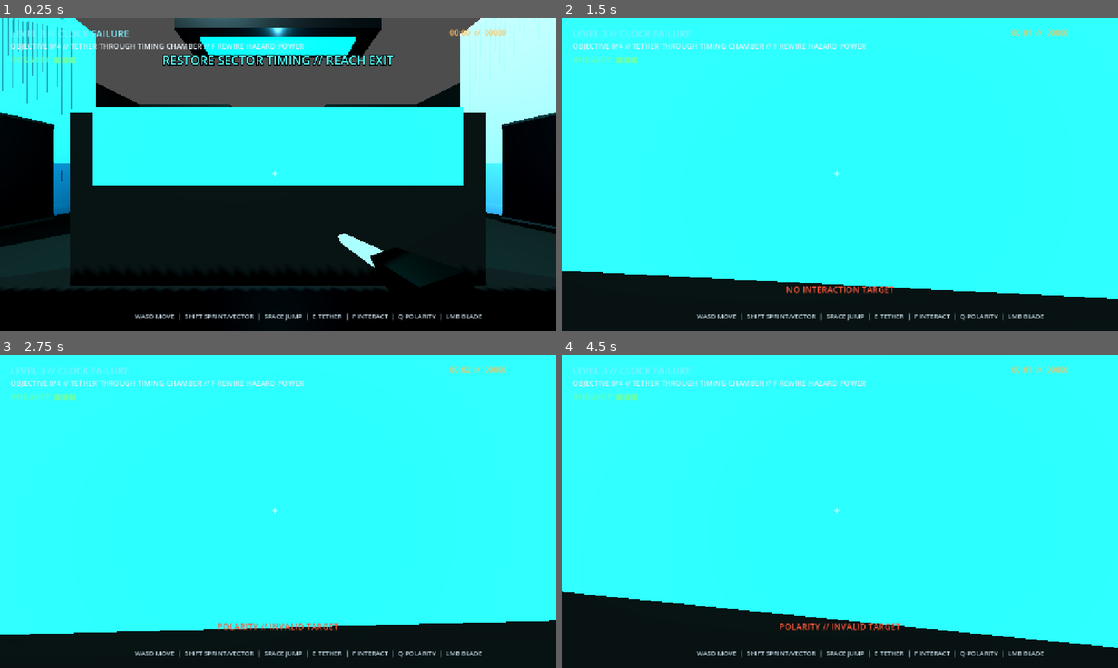
Above: before the commit, frames 1-4 (two rows, left to right).
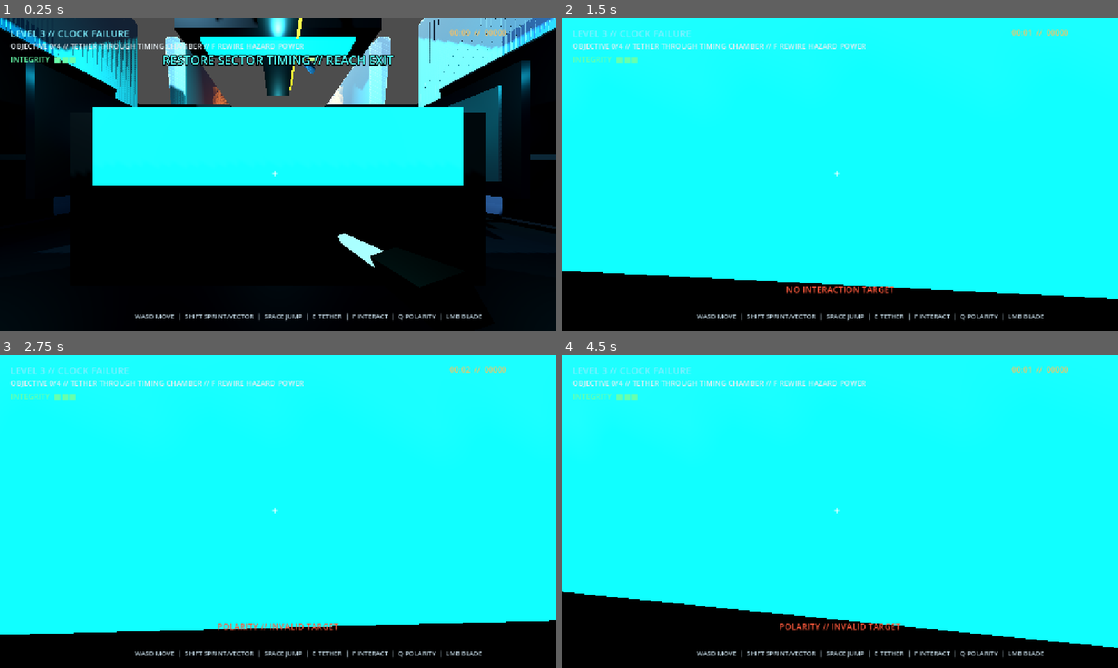
Above: after the commit, the same moments.

Repository: ZappyBoi2007/GlitchVerse
Game: Godot game, scene res://levels/clock_failure/clock_failure_preview.tscn
Same seed, same stepped clock (60 frames per second), same inputs: the game is played once before the commit and once after it. This scene is started directly instead of the project's main scene.
Inputs (mouse positions are in pixels of both pictures, inside the frame that each line leads up to):
- Up to frame 1 (0.25 s): no input
- Up to frame 2 (1.5 s): tap Enter at 0.5 s; move the mouse to (867, 174) at 0.52 s; hold E (grapple) 0.53-1.28 s; hold W (move_forward) from 0.53 s (still down); click (867, 174) at 0.67 s; tap Space (jump) at 0.77 s; move the mouse to (812, 174) at 1.27 s; tap F (interact) at 1.35 s
- Up to frame 3 (2.75 s): keep holding W (move_forward); tap Space (jump) at 1.52 s; move the mouse to (289, 505) at 2.02 s; hold Q (polarity) from 2.03 s (still down)
- Up to frame 4 (4.5 s): keep holding W (move_forward); tap R (restart_level) at 2.75 s; move the mouse to (834, 517) at 2.77 s; release Q (polarity) at 2.78 s; tap 3 (select_freeze) at 2.85 s; click (834, 517) at 2.92 s; tap Space (jump) at 3.02, 3.77 s; move the mouse to (878, 514) at 3.52 s; hold 2 (select_gravity) 3.53-4.28 s; move the mouse to (795, 508) at 4.27 s; tap 1 (select_phase) at 4.35 s

The runs differ from the first frame. In frame 1, 29% of the frame differs, in the area x 0-100%, y 0-87%; in frame 2, 67%; in frame 3, 67%, in the area x 0-100%, y 3-90%; in frame 4, 67%.

Commit message:
Level 3 Clock Failure visual polish: materials, lighting, decorative environment art
Co-Authored-By: Claude Code <noreply@anthropic.com>

Diff:
--- a/levels/clock_failure_environment.tscn
+++ b/levels/clock_failure_environment.tscn
@@ -11,42 +11,48 @@
 [ext_resource type="PackedScene" path="res://assets/environment_art/prefabs/safety_railing.tscn" id="ArtRail"]
 
 [sub_resource type="StandardMaterial3D" id="Floor"]
-albedo_color = Color(0.16, 0.21, 0.23, 1)
-metallic = 0.72
-roughness = 0.38
+albedo_color = Color(0.14, 0.18, 0.22, 1)
+metallic = 0.85
+roughness = 0.55
+normal_enabled = true
+normal_scale = 0.8
 
 [sub_resource type="StandardMaterial3D" id="Wall"]
-albedo_color = Color(0.18, 0.23, 0.25, 1)
-metallic = 0.82
-roughness = 0.32
+albedo_color = Color(0.15, 0.19, 0.21, 1)
+metallic = 0.88
+roughness = 0.45
+normal_enabled = true
+normal_scale = 1.0
 
 [sub_resource type="StandardMaterial3D" id="Structure"]
-albedo_color = Color(0.27, 0.31, 0.34, 1)
-metallic = 0.9
-roughness = 0.24
+albedo_color = Color(0.22, 0.26, 0.29, 1)
+metallic = 0.92
+roughness = 0.35
+normal_enabled = true
+normal_scale = 0.9
 
 [sub_resource type="StandardMaterial3D" id="Primary"]
 albedo_color = Color(0.02, 0.55, 0.52, 1)
 emission_enabled = true
-emission = Color(0.02, 1, 0.92, 1)
-emission_energy_multiplier = 5.0
+emission = Color(0.02, 0.9, 0.82, 1)
+emission_energy_multiplier = 3.5
 
 [sub_resource type="StandardMaterial3D" id="Secondary"]
-albedo_color = Color(0.8, 0.32, 0.03, 1)
+albedo_color = Color(0.75, 0.28, 0.02, 1)
 emission_enabled = true
-emission = Color(1, 0.42, 0.03, 1)
-emission_energy_multiplier = 4.5
+emission = Color(0.95, 0.35, 0.02, 1)
+emission_energy_multiplier = 3.0
 
 [sub_resource type="StandardMaterial3D" id="Warning"]
-albedo_color = Color(0.65, 0.025, 0.04, 1)
+albedo_color = Color(0.6, 0.02, 0.03, 1)
 emission_enabled = true
-emission = Color(1, 0.02, 0.04, 1)
-emission_energy_multiplier = 5.5
+emission = Color(0.95, 0.05, 0.05, 1)
+emission_energy_multiplier = 4.0
 
 [sub_resource type="StandardMaterial3D" id="Inactive"]
-albedo_color = Color(0.055, 0.065, 0.08, 1)
+albedo_color = Color(0.08, 0.09, 0.11, 1)
 metallic = 0.8
-roughness = 0.42
+roughness = 0.55
 
 [sub_resource type="StandardMaterial3D" id="Green"]
 albedo_color = Color(0.02, 0.45, 0.18, 1)
@@ -56,10 +62,10 @@
 
 [sub_resource type="Environment" id="World"]
 background_mode = 1
-background_color = Color(0.012, 0.022, 0.026, 1)
+background_color = Color(0.015, 0.025, 0.035, 1)
 ambient_light_source = 3
-ambient_light_color = Color(0.48, 0.72, 0.72, 1)
-ambient_light_energy = 0.78
+ambient_light_color = Color(0.35, 0.6, 0.65, 1)
+ambient_light_energy = 0.65
 tonemap_mode = 2
 
 [node name="ClockFailureEnvironment" type="Node3D"]
@@ -704,52 +710,150 @@
 environment = SubResource("World")
 
 [node name="FacilityKey" type="DirectionalLight3D" parent="Lighting"]
-rotation_degrees = Vector3(-55, -25, 0)
-light_color = Color(0.749020, 1.000000, 0.933333, 1)
-light_energy = 1.2
+rotation_degrees = Vector3(-45, -30, 0)
+light_color = Color(0.6, 0.85, 0.9, 1)
+light_energy = 0.8
 shadow_enabled = true
 
 [node name="EntryTeal" type="OmniLight3D" parent="Lighting"]
-position = Vector3(0, 4, 30)
-light_color = Color(0.207843, 1.000000, 0.933333, 1)
-light_energy = 2.1
+position = Vector3(0, 4.5, 30)
+light_color = Color(0.15, 0.9, 0.85, 1)
+light_energy = 1.8
+omni_range = 14
+shadow_enabled = true
+
+[node name="EntryAccent" type="OmniLight3D" parent="Lighting"]
+position = Vector3(-6, 4, 32)
+light_color = Color(0.1, 0.7, 0.75, 1)
+light_energy = 0.8
+omni_range = 8
+shadow_enabled = false
+
+[node name="EntryAccent2" type="OmniLight3D" parent="Lighting"]
+position = Vector3(6, 4, 32)
+light_color = Color(0.1, 0.7, 0.75, 1)
+light_energy = 0.8
+omni_range = 8
+shadow_enabled = false
+
+[node name="TimingAmber" type="OmniLight3D" parent="Lighting"]
+position = Vector3(0, 6.5, 12)
+light_color = Color(0.95, 0.5, 0.12, 1)
+light_energy = 2.0
+omni_range = 18
+shadow_enabled = true
+
+[node name="TimingAmberLower" type="OmniLight3D" parent="Lighting"]
+position = Vector3(-4, 3.5, 15)
+light_color = Color(0.9, 0.4, 0.1, 1)
+light_energy = 0.7
+omni_range = 10
+shadow_enabled = false
+
+[node name="TimingAmberLower2" type="OmniLight3D" parent="Lighting"]
+position = Vector3(4, 3.5, 9)
+light_color = Color(0.9, 0.4, 0.1, 1)
+light_energy = 0.7
+omni_range = 10
+shadow_enabled = false
+
+[node name="PowerTeal" type="OmniLight3D" parent="Lighting"]
+position = Vector3(-5, 3.5, -6)
+light_color = Color(0.1, 0.85, 0.82, 1)
+light_energy = 1.6
+omni_range = 12
+shadow_enabled = true
+
+[node name="PowerAmber" type="OmniLight3D" parent="Lighting"]
+position = Vector3(5, 3.5, -6)
+light_color = Color(0.95, 0.48, 0.12, 1)
+light_energy = 1.6
+omni_range = 12
+shadow_enabled = true
+
+[node name="PowerAccentLeft" type="OmniLight3D" parent="Lighting"]
+position = Vector3(-8, 4, -10)
+light_color = Color(0.08, 0.65, 0.7, 1)
+light_energy = 0.6
+omni_range = 8
+shadow_enabled = false
+
+[node name="PowerAccentRight" type="OmniLight3D" parent="Lighting"]
+position = Vector3(8, 4, -2)
+light_color = Color(0.85, 0.35, 0.08, 1)
+light_energy = 0.6
+omni_range = 8
+shadow_enabled = false
+
+[node name="SecurityRed" type="OmniLight3D" parent="Lighting"]
+position = Vector3(0, 4.5, -19)
+light_color = Color(0.95, 0.15, 0.22, 1)
+light_energy = 1.8
 omni_range = 13
 shadow_enabled = true
 
-[node name="TimingAmber" type="OmniLight3D" parent="Lighting"]
-position = Vector3(0, 6, 12)
-light_color = Color(1.000000, 0.607843, 0.196078, 1)
-light_energy = 2.5
-omni_range = 16
-shadow_enabled = true
-
-[node name="PowerTeal" type="OmniLight3D" parent="Lighting"]
-position = Vector3(-4, 3, -6)
-light_color = Color(0.125490, 0.913725, 0.878431, 1)
-light_energy = 2.0
-omni_range = 11
-shadow_enabled = true
-
-[node name="PowerAmber" type="OmniLight3D" parent="Lighting"]
-position = Vector3(4, 3, -6)
-light_color = Color(1.000000, 0.596078, 0.180392, 1)
-light_energy = 2.0
-omni_range = 11
-shadow_enabled = true
-
-[node name="SecurityRed" type="OmniLight3D" parent="Lighting"]
-position = Vector3(0, 4, -19)
-light_color = Color(1.000000, 0.188235, 0.282353, 1)
-light_energy = 2.2
+[node name="SecurityAccentLeft" type="OmniLight3D" parent="Lighting"]
+position = Vector3(-6, 4, -22)
+light_color = Color(0.85, 0.12, 0.18, 1)
+light_energy = 0.7
+omni_range = 9
+shadow_enabled = false
+
+[node name="SecurityAccentRight" type="OmniLight3D" parent="Lighting"]
+position = Vector3(6, 4, -16)
+light_color = Color(0.85, 0.12, 0.18, 1)
+light_energy = 0.7
+omni_range = 9
+shadow_enabled = false
+
+[node name="ExitTeal" type="OmniLight3D" parent="Lighting"]
+position = Vector3(0, 4.5, -32)
+light_color = Color(0.15, 0.95, 0.9, 1)
+light_energy = 1.8
 omni_range = 12
 shadow_enabled = true
 
-[node name="ExitTeal" type="OmniLight3D" parent="Lighting"]
-position = Vector3(0, 4, -32)
-light_color = Color(0.200000, 1.000000, 0.909804, 1)
-light_energy = 2.2
-omni_range = 11
-shadow_enabled = true
+[node name="ExitAccent" type="OmniLight3D" parent="Lighting"]
+position = Vector3(-5, 4, -35)
+light_color = Color(0.1, 0.75, 0.8, 1)
+light_energy = 0.7
+omni_range = 8
+shadow_enabled = false
+
+[node name="ExitAccent2" type="OmniLight3D" parent="Lighting"]
+position = Vector3(5, 4, -35)
+light_color = Color(0.1, 0.75, 0.8, 1)
+light_energy = 0.7
+omni_range = 8
+shadow_enabled = false
+
+[node name="CorridorFill1" type="OmniLight3D" parent="Lighting"]
+position = Vector3(0, 4, 24)
+light_color = Color(0.2, 0.6, 0.65, 1)
+light_energy = 0.6
+omni_range = 10
+shadow_enabled = false
+
+[node name="CorridorFill2" type="OmniLight3D" parent="Lighting"]
+position = Vector3(0, 4, 0)
+light_color = Color(0.25, 0.55, 0.6, 1)
+light_energy = 0.5
+omni_range = 10
+shadow_enabled = false
+
+[node name="CorridorFill3" type="OmniLight3D" parent="Lighting"]
+position = Vector3(0, 4, -12)
+light_color = Color(0.3, 0.5, 0.55, 1)
+light_energy = 0.5
+omni_range = 10
+shadow_enabled = false
+
+[node name="CorridorFill4" type="OmniLight3D" parent="Lighting"]
+position = Vector3(0, 4, -26)
+light_color = Color(0.35, 0.45, 0.5, 1)
+light_energy = 0.5
+omni_range = 10
+shadow_enabled = false
 
 [node name="PreviewCamera" type="Camera3D" parent="."]
 position = Vector3(0, 70, 1)
@@ -832,3 +936,263 @@
 position = Vector3(-6.6, 2.5, -32)
 rotation_degrees = Vector3(0, 90, 0)
 scale = Vector3(1.1, 1.1, 1.1)
+
+[node name="EntryWallPanelC" parent="Environment/EntryControlRoom/ProductionArtPass" instance=ExtResource("ArtWallPanel")]
+position = Vector3(-7.65, 2.5, 28)
+rotation_degrees = Vector3(0, 90, 0)
+scale = Vector3(1, 1, 1)
+
+[node name="EntryWallPanelD" parent="Environment/EntryControlRoom/ProductionArtPass" instance=ExtResource("ArtWallPanel")]
+position = Vector3(7.65, 2.5, 28)
+rotation_degrees = Vector3(0, -90, 0)
+scale = Vector3(1, 1, 1)
+
+[node name="EntryWallPanelE" parent="Environment/EntryControlRoom/ProductionArtPass" instance=ExtResource("ArtWallPanel")]
+position = Vector3(-7.65, 4.5, 32)
+rotation_degrees = Vector3(0, 90, 0)
+scale = Vector3(1, 1, 1)
+
+[node name="EntryWallPanelF" parent="Environment/EntryControlRoom/ProductionArtPass" instance=ExtResource("ArtWallPanel")]
+position = Vector3(7.65, 4.5, 32)
+rotation_degrees = Vector3(0, -90, 0)
+scale = Vector3(1, 1, 1)
+
+[node name="EntryHatch01" parent="Environment/EntryControlRoom/ProductionArtPass" instance=ExtResource("ArtHatch")]
+position = Vector3(-5, 2.5, 29.5)
+rotation_degrees = Vector3(0, 90, 0)
+scale = Vector3(1, 1, 1)
+
+[node name="EntryHatch02" parent="Environment/EntryControlRoom/ProductionArtPass" instance=ExtResource("ArtHatch")]
+position = Vector3(5, 2.5, 29.5)
+rotation_degrees = Vector3(0, 90, 0)
+scale = Vector3(1, 1, 1)
+
+[node name="EntryRailLeft" parent="Environment/EntryControlRoom/ProductionArtPass" instance=ExtResource("ArtRail")]
+position = Vector3(-7.8, 1, 30)
+rotation_degrees = Vector3(0, 0, 0)
+scale = Vector3(1, 1, 1)
+
+[node name="EntryRailRight" parent="Environment/EntryControlRoom/ProductionArtPass" instance=ExtResource("ArtRail")]
+position = Vector3(7.8, 1, 30)
+rotation_degrees = Vector3(0, 0, 0)
+scale = Vector3(1, 1, 1)
+
+[node name="EntryConsoleSide" parent="Environment/EntryControlRoom/ProductionArtPass" instance=ExtResource("ArtConsole")]
+position = Vector3(-5.5, 0, 27.5)
+rotation_degrees = Vector3(0, 0, 0)
+scale = Vector3(0.85, 0.85, 0.85)
+
+[node name="EntryConsoleSide2" parent="Environment/EntryControlRoom/ProductionArtPass" instance=ExtResource("ArtConsole")]
+position = Vector3(5.5, 0, 27.5)
+rotation_degrees = Vector3(0, 0, 0)
+scale = Vector3(0.85, 0.85, 0.85)
+
+[node name="EntryCeilingTray" parent="Environment/EntryControlRoom/ProductionArtPass" instance=ExtResource("ArtCableTray")]
+position = Vector3(0, 5.2, 30)
+rotation_degrees = Vector3(0, 90, 0)
+scale = Vector3(1.6, 1, 1)
+
+[node name="TimingWallPanelA" parent="Environment/TimingChamber/ProductionArtPass" instance=ExtResource("ArtWallPanel")]
+position = Vector3(-6.2, 2.5, 18)
+rotation_degrees = Vector3(0, 90, 0)
+scale = Vector3(1.1, 1.1, 1.1)
+
+[node name="TimingWallPanelB" parent="Environment/TimingChamber/ProductionArtPass" instance=ExtResource("ArtWallPanel")]
+position = Vector3(6.2, 2.5, 18)
+rotation_degrees = Vector3(0, -90, 0)
+scale = Vector3(1.1, 1.1, 1.1)
+
+[node name="TimingWallPanelC" parent="Environment/TimingChamber/ProductionArtPass" instance=ExtResource("ArtWallPanel")]
+position = Vector3(-6.2, 2.5, 12)
+rotation_degrees = Vector3(0, 90, 0)
+scale = Vector3(1.1, 1.1, 1.1)
+
+[node name="TimingWallPanelD" parent="Environment/TimingChamber/ProductionArtPass" instance=ExtResource("ArtWallPanel")]
+position = Vector3(6.2, 2.5, 12)
+rotation_degrees = Vector3(0, -90, 0)
+scale = Vector3(1.1, 1.1, 1.1)
+
+[node name="TimingWallPanelE" parent="Environment/TimingChamber/ProductionArtPass" instance=ExtResource("ArtWallPanel")]
+position = Vector3(-6.2, 2.5, 8)
+rotation_degrees = Vector3(0, 90, 0)
+scale = Vector3(1.1, 1.1, 1.1)
+
+[node name="TimingWallPanelF" parent="Environment/TimingChamber/ProductionArtPass" instance=ExtResource("ArtWallPanel")]
+position = Vector3(6.2, 2.5, 8)
+rotation_degrees = Vector3(0, -90, 0)
+scale = Vector3(1.1, 1.1, 1.1)
+
+[node name="TimingCeilingTray" parent="Environment/TimingChamber/ProductionArtPass" instance=ExtResource("ArtCableTray")]
+position = Vector3(0, 5.5, 12)
+rotation_degrees = Vector3(0, 90, 0)
+scale = Vector3(2, 1.5, 1.5)
+
+[node name="TimingHatch01" parent="Environment/TimingChamber/ProductionArtPass" instance=ExtResource("ArtHatch")]
+position = Vector3(-8, 2.5, 18)
+rotation_degrees = Vector3(0, 0, 0)
+scale = Vector3(1, 1, 1)
+
+[node name="TimingHatch02" parent="Environment/TimingChamber/ProductionArtPass" instance=ExtResource("ArtHatch")]
+position = Vector3(8, 2.5, 5)
+rotation_degrees = Vector3(0, 0, 0)
+scale = Vector3(1, 1, 1)
+
+[node name="TimingHatch03" parent="Environment/TimingChamber/ProductionArtPass" instance=ExtResource("ArtHatch")]
+position = Vector3(0, 2.5, 14.5)
+rotation_degrees = Vector3(0, 0, 0)
+scale = Vector3(1, 1, 1)
+
+[node name="TimingRailLeft" parent="Environment/TimingChamber/ProductionArtPass" instance=ExtResource("ArtRail")]
+position = Vector3(-5.5, 1, 12)
+rotation_degrees = Vector3(0, 0, 0)
+scale = Vector3(1, 1, 1)
+
+[node name="TimingRailRight" parent="Environment/TimingChamber/ProductionArtPass" instance=ExtResource("ArtRail")]
+position = Vector3(5.5, 1, 12)
+rotation_degrees = Vector3(0, 0, 0)
+scale = Vector3(1, 1, 1)
+
+[node name="TimingDecorativeCyl01" parent="Environment/TimingChamber/ProductionArtPass" instance=ExtResource("ArtMachinery")]
+position = Vector3(-8.5, 3, 12)
+rotation_degrees = Vector3(0, 0, 90)
+scale = Vector3(0.6, 1.2, 0.6)
+
+[node name="TimingDecorativeCyl02" parent="Environment/TimingChamber/ProductionArtPass" instance=ExtResource("ArtMachinery")]
+position = Vector3(8.5, 3, 12)
+rotation_degrees = Vector3(0, 0, 90)
+scale = Vector3(0.6, 1.2, 0.6)
+
+[node name="PowerWallPanelA" parent="Environment/PowerRoutingRoom/ProductionArtPass" instance=ExtResource("ArtWallPanel")]
+position = Vector3(-8.2, 2.5, -9)
+rotation_degrees = Vector3(0, 90, 0)
+scale = Vector3(1.1, 1.1, 1.1)
+
+[node name="PowerWallPanelB" parent="Environment/PowerRoutingRoom/ProductionArtPass" instance=ExtResource("ArtWallPanel")]
+position = Vector3(8.2, 2.5, -3)
+rotation_degrees = Vector3(0, -90, 0)
+scale = Vector3(1.1, 1.1, 1.1)
+
+[node name="PowerWallPanelC" parent="Environment/PowerRoutingRoom/ProductionArtPass" instance=ExtResource("ArtWallPanel")]
+position = Vector3(0, 2.5, -8)
+rotation_degrees = Vector3(0, 0, 0)
+scale = Vector3(1.3, 1.3, 1.3)
+
+[node name="PowerWallPanelD" parent="Environment/PowerRoutingRoom/ProductionArtPass" instance=ExtResource("ArtWallPanel")]
+position = Vector3(0, 2.5, -4)
+rotation_degrees = Vector3(0, 0, 0)
+scale = Vector3(1.3, 1.3, 1.3)
+
+[node name="PowerFloorTray" parent="Environment/PowerRoutingRoom/ProductionArtPass" instance=ExtResource("ArtCableTray")]
+position = Vector3(0, 0.5, -6)
+rotation_degrees = Vector3(0, 90, 0)
+scale = Vector3(1.8, 1, 1)
+
+[node name="PowerRailLeft" parent="Environment/PowerRoutingRoom/ProductionArtPass" instance=ExtResource("ArtRail")]
+position = Vector3(-5.5, 1, -6)
+rotation_degrees = Vector3(0, 0, 0)
+scale = Vector3(1, 1, 1)
+
+[node name="PowerRailRight" parent="Environment/PowerRoutingRoom/ProductionArtPass" instance=ExtResource("ArtRail")]
+position = Vector3(5.5, 1, -6)
+rotation_degrees = Vector3(0, 0, 0)
+scale = Vector3(1, 1, 1)
+
+[node name="PowerHatch01" parent="Environment/PowerRoutingRoom/ProductionArtPass" instance=ExtResource("ArtHatch")]
+position = Vector3(-7.2, 2.5, -8)
+rotation_degrees = Vector3(0, 0, 0)
+scale = Vector3(1, 1, 1)
+
+[node name="PowerHatch02" parent="Environment/PowerRoutingRoom/ProductionArtPass" instance=ExtResource("ArtHatch")]
+position = Vector3(7.2, 2.5, -8)
+rotation_degrees = Vector3(0, 0, 0)
+scale = Vector3(1, 1, 1)
+
+[node name="SecurityWallPanelA" parent="Environment/SecurityInterception/ProductionArtPass" instance=ExtResource("ArtWallPanel")]
+position = Vector3(-7.65, 2.5, -19)
+rotation_degrees = Vector3(0, 90, 0)
+scale = Vector3(1.1, 1.1, 1.1)
+
+[node name="SecurityWallPanelB" parent="Environment/SecurityInterception/ProductionArtPass" instance=ExtResource("ArtWallPanel")]
+position = Vector3(7.65, 2.5, -19)
+rotation_degrees = Vector3(0, -90, 0)
+scale = Vector3(1.1, 1.1, 1.1)
+
+[node name="SecurityWallPanelC" parent="Environment/SecurityInterception/ProductionArtPass" instance=ExtResource("ArtWallPanel")]
+position = Vector3(0, 2.5, -22)
+rotation_degrees = Vector3(0, 0, 0)
+scale = Vector3(1.3, 1.3, 1.3)
+
+[node name="SecurityWallPanelD" parent="Environment/SecurityInterception/ProductionArtPass" instance=ExtResource("ArtWallPanel")]
+position = Vector3(0, 2.5, -16)
+rotation_degrees = Vector3(0, 0, 0)
+scale = Vector3(1.3, 1.3, 1.3)
+
+[node name="SecurityCeilingTray" parent="Environment/SecurityInterception/ProductionArtPass" instance=ExtResource("ArtCableTray")]
+position = Vector3(0, 5.2, -19)
+rotation_degrees = Vector3(0, 90, 0)
+scale = Vector3(1.6, 1.3, 1.3)
+
+[node name="SecurityHatch01" parent="Environment/SecurityInterception/ProductionArtPass" instance=ExtResource("ArtHatch")]
+position = Vector3(-5.5, 2.5, -22)
+rotation_degrees = Vector3(0, 0, 0)
+scale = Vector3(1, 1, 1)
+
+[node name="SecurityHatch02" parent="Environment/SecurityInterception/ProductionArtPass" instance=ExtResource("ArtHatch")]
+position = Vector3(5.5, 2.5, -16)
+rotation_degrees = Vector3(0, 0, 0)
+scale = Vector3(1, 1, 1)
+
+[node name="ExitWallPanelA" parent="Environment/ExitChamber/ProductionArtPass" instance=ExtResource("ArtWallPanel")]
+position = Vector3(-6.2, 2.5, -34)
+rotation_degrees = Vector3(0, 90, 0)
+scale = Vector3(1.2, 1.2, 1.2)
+
+[node name="ExitWallPanelB" parent="Environment/ExitChamber/ProductionArtPass" instance=ExtResource("ArtWallPanel")]
+position = Vector3(6.2, 2.5, -34)
+rotation_degrees = Vector3(0, -90, 0)
+scale = Vector3(1.2, 1.2, 1.2)
+
+[node name="ExitWallPanelC" parent="Environment/ExitChamber/ProductionArtPass" instance=ExtResource("ArtWallPanel")]
+position = Vector3(-6.2, 2.5, -30)
+rotation_degrees = Vector3(0, 90, 0)
+scale = Vector3(1.2, 1.2, 1.2)
+
+[node name="ExitWallPanelD" parent="Environment/ExitChamber/ProductionArtPass" instance=ExtResource("ArtWallPanel")]
+position = Vector3(6.2, 2.5, -30)
+rotation_degrees = Vector3(0, -90, 0)
+scale = Vector3(1.2, 1.2, 1.2)
+
+[node name="ExitCeilingTray" parent="Environment/ExitChamber/ProductionArtPass" instance=ExtResource("ArtCableTray")]
+position = Vector3(0, 5.2, -32)
+rotation_degrees = Vector3(0, 90, 0)
+scale = Vector3(1.8, 1.3, 1.3)
+
+[node name="ExitHatchSide01" parent="Environment/ExitChamber/ProductionArtPass" instance=ExtResource("ArtHatch")]
+position = Vector3(-4.5, 2.5, -34)
+rotation_degrees = Vector3(0, 0, 0)
+scale = Vector3(1.1, 1.1, 1.1)
+
+[node name="ExitHatchSide02" parent="Environment/ExitChamber/ProductionArtPass" instance=ExtResource("ArtHatch")]
+position = Vector3(4.5, 2.5, -34)
+rotation_degrees = Vector3(0, 0, 0)
+scale = Vector3(1.1, 1.1, 1.1)
+
+[node name="ExitHatchSide03" parent="Environment/ExitChamber/ProductionArtPass" instance=ExtResource("ArtHatch")]
+position = Vector3(-4.5, 2.5, -28)
+rotation_degrees = Vector3(0, 0, 0)
+scale = Vector3(1.1, 1.1, 1.1)
+
+[node name="ExitHatchSide04" parent="Environment/ExitChamber/ProductionArtPass" instance=ExtResource("ArtHatch")]
+position = Vector3(4.5, 2.5, -28)
+rotation_degrees = Vector3(0, 0, 0)
+scale = Vector3(1.1, 1.1, 1.1)
+
+[node name="ExitHatchSide05" parent="Environment/ExitChamber/ProductionArtPass" instance=ExtResource("ArtHatch")]
+position = Vector3(-4.5, 2.5, -36)
+rotation_degrees = Vector3(0, 0, 0)
+scale = Vector3(1.1, 1.1, 1.1)
+
+[node name="ExitHatchSide06" parent="Environment/ExitChamber/ProductionArtPass" instance=ExtResource("ArtHatch")]
+position = Vector3(4.5, 2.5, -36)
+rotation_degrees = Vector3(0, 0, 0)
+scale = Vector3(1.1, 1.1, 1.1)
